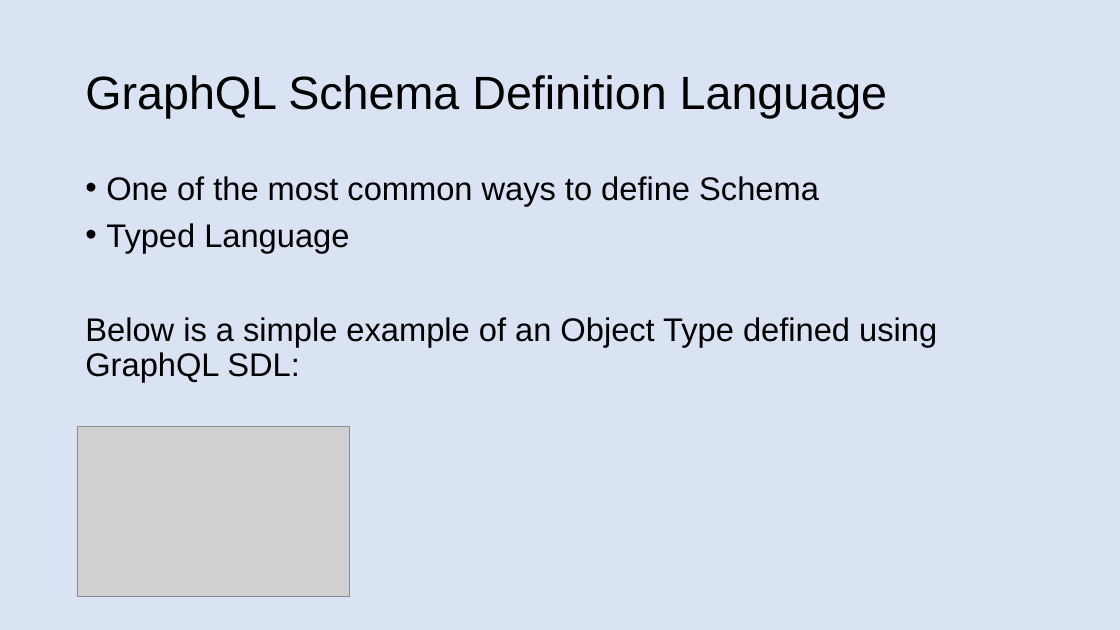
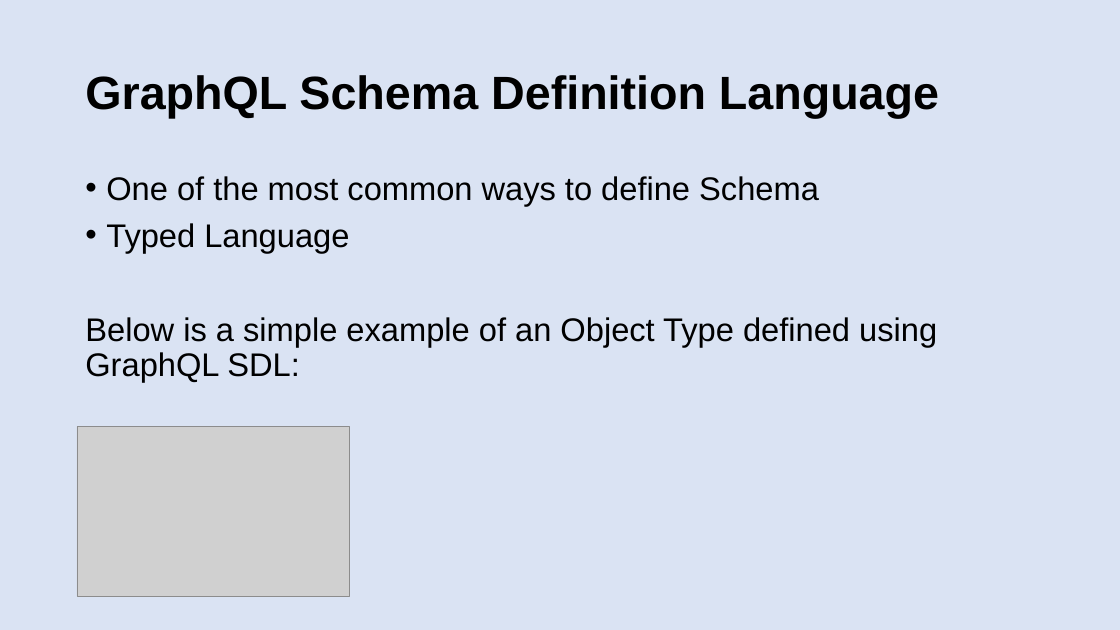
Before and after one commit to patelg123/graphql-presentation, a slide deck: slide 10 of current.pptx. Drawn at 1120x630 pixels with LibreOffice and Linux fonts; fonts in the diff are those of the drawing; grey boxes stand for pictures. Boxes give left, top, right and bottom in pixels: in the first picture for what was removed or moved away, otherwise in the second. Text is boxed around its words. In the diff, an @@ line names an element or a change of style, - is before the commit and + after.

```diff
--- a/current.pptx
+++ b/current.pptx
@@ title "GraphQL Schema Definition Language" at box(85, 75, 939, 118): bold on @@
```
Also in this commit, not shown: 15 other slides changed, 1 slide added, 1 slide removed.
